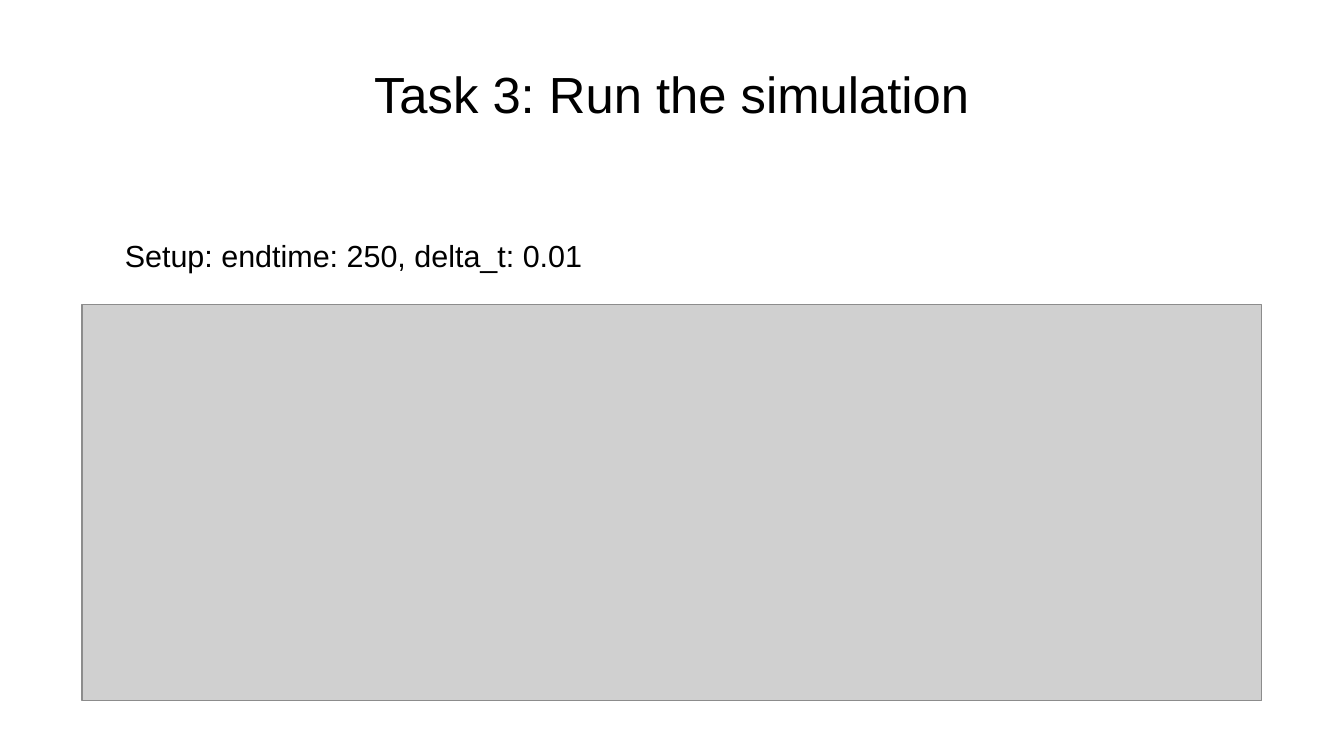
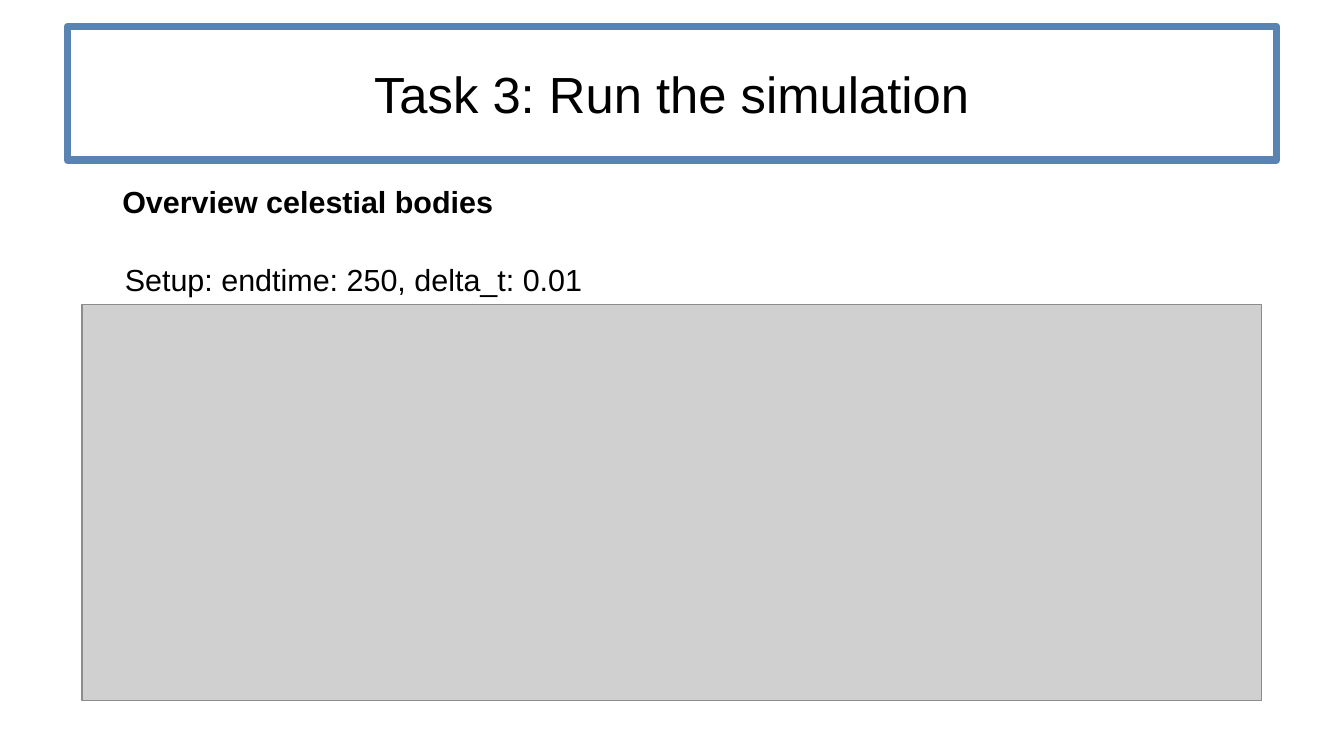
Before and after one commit to lneef/PSEMolDyn_Group1, a slide deck: slide 4 of Sheet1.odp. Drawn at 1344x756 pixels with LibreOffice and Linux fonts; fonts in the diff are those of the drawing; grey boxes stand for pictures. Boxes give left, top, right and bottom in pixels: in the first picture for what was removed or moved away, otherwise in the second. Text is boxed around its words. In the diff, an @@ line names an element or a change of style, - is before the commit and + after.

```diff
--- a/Sheet1.odp
+++ b/Sheet1.odp
@@ title "Task 3: Run the simulation": place and size @@
-title "Task 3: Run the simulation" at (374,76,970,114)
+title "Task 3: Run the simulation" at (67,27,1277,160)
@@ title "Task 3: Run the simulation" at (67,27,1277,160): outline none to #5983B0 4.25 pt @@
@@ text "Setup: endtime: 250, delta_t: 0.01": place and size @@
-text "Setup: endtime: 250, delta_t: 0.01" at (125,245,582,273)
+text "Setup: endtime: 250, delta_t: 0.01" at (125,269,582,297)
@@ text added at (122,191,493,214), 18 pt, text #000000, bold @@
+Overview celestial bodies
```
Also in this commit, not shown: 8 other slides changed.
